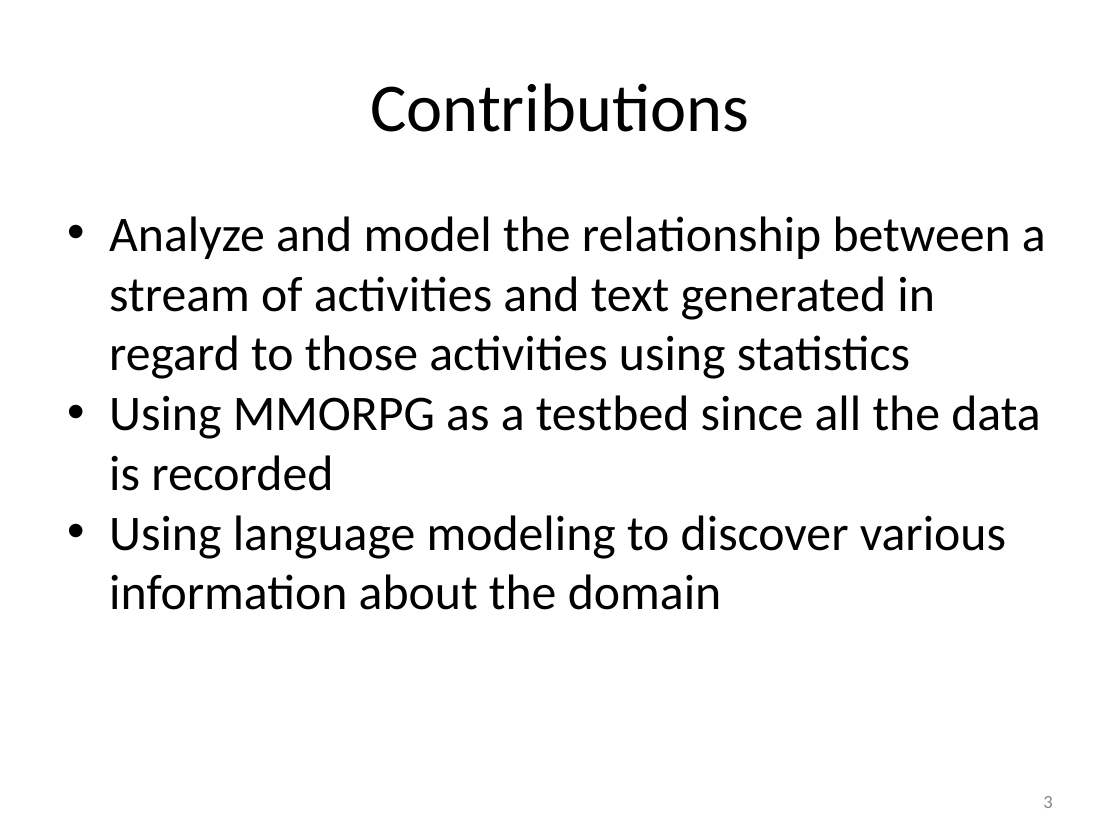
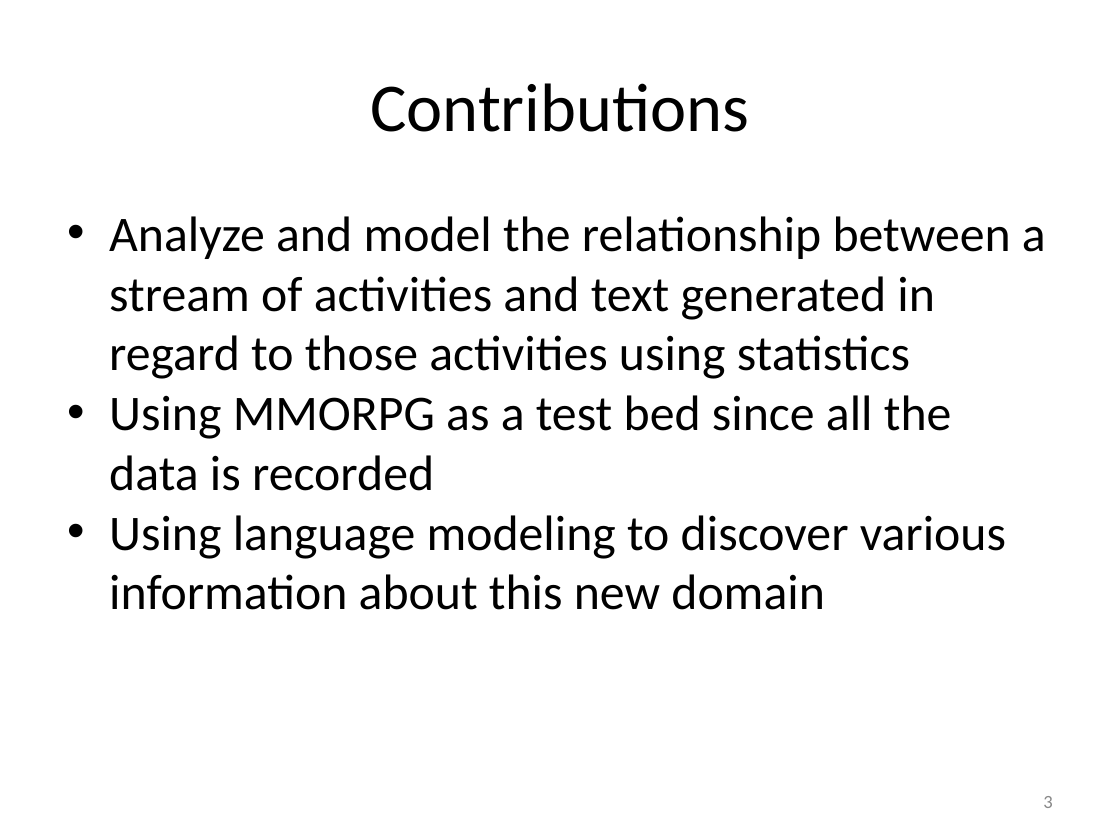
Before and after one commit to okrand/cs834-f17, a slide deck: slide 3 of presentations/OK-Presentation5.pptx. Drawn at 1120x840 pixels with LibreOffice and Linux fonts; fonts in the diff are those of the drawing. Boxes give left, top, right and bottom in pixels: in the first picture for what was removed or moved away, otherwise in the second. Text is boxed around its words. In the diff, an @@ line names an element or a change of style, - is before the commit and + after.

Commit message:
Presentation5 changed

```diff
--- a/presentations/OK-Presentation5.pptx
+++ b/presentations/OK-Presentation5.pptx
@@ text at (109,395,1006,610): text changed @@
-• Using MMORPG as a testbed since all the data is recorded
-• Using language modeling to discover various information about the domain
+• Using MMORPG as a test bed since all the data is recorded
+• Using language modeling to discover various information about this new domain
```
Also in this commit, not shown: 3 other slides changed.
